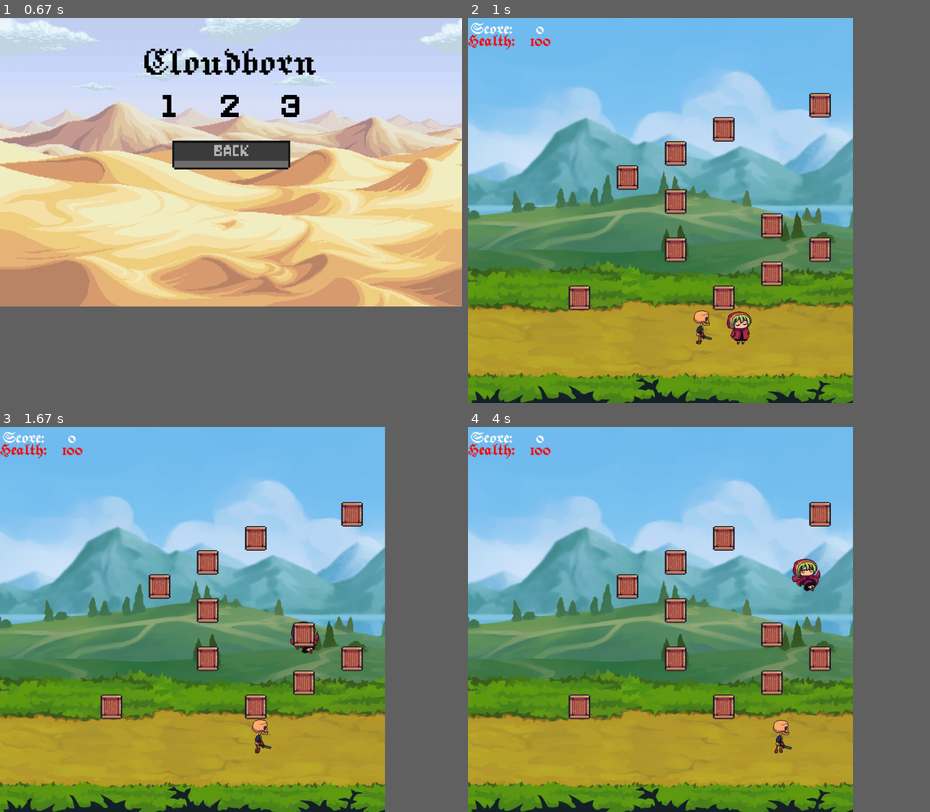
Above: before the commit, frames 1-4 (two rows, left to right).
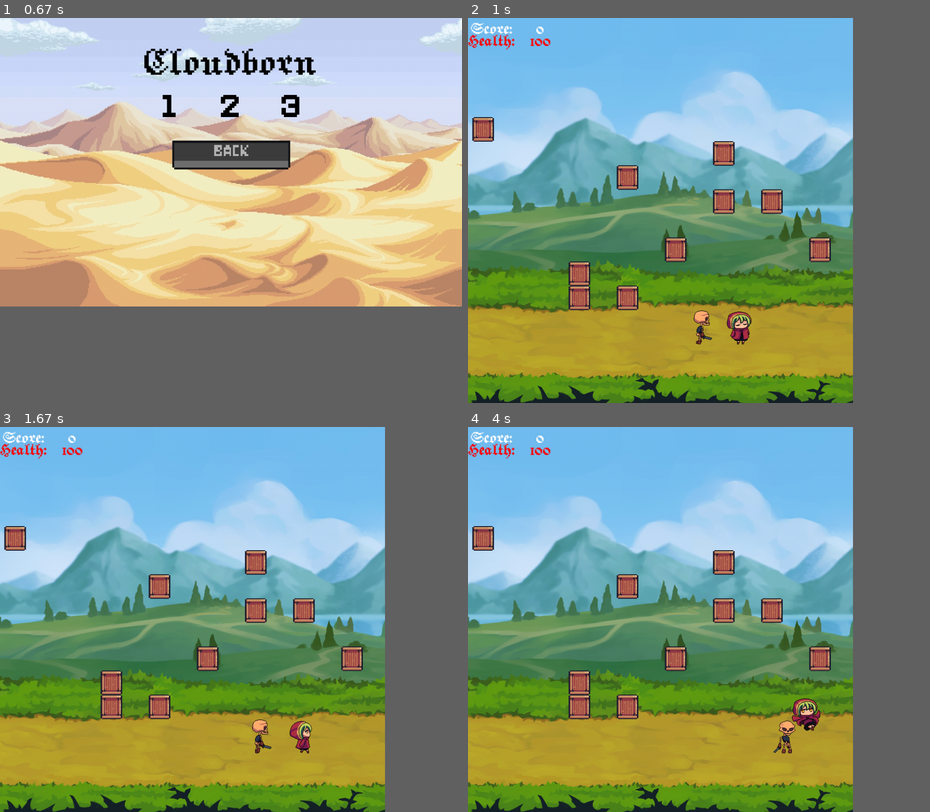
Above: after the commit, the same moments.

Repository: fifkal/Yandex-Lyceum-Pygame
Game: pygame game, started from player.py
Same seed, same stepped clock (60 frames per second), same inputs: the game is played once before the commit and once after it.
Inputs (mouse positions are in pixels of both pictures, inside the frame that each line leads up to):
- Up to frame 1 (0.67 s): click (231, 106) at 0.38 s
- Up to frame 2 (1 s): click (638, 106) at 0.72 s
- Up to frame 3 (1.67 s): tap Space at 1, 1.4 s; hold D from 1.33 s (still down)
- Up to frame 4 (4 s): tap Space at 1.7, 1.9, 2.2, 2.4, 2.7, 2.97, 3.4, 3.7 s; release D at 1.8 s; hold D 1.83-2.3 s; hold A 2.33-2.87 s; hold A 2.9-3.3 s; hold D 3.33-3.97 s

Frame 1 is identical in both runs. In frame 2, 3.9% of the frame differs, in the area x 0-79%, y 19-76%; in frame 3, 4.3%; in frame 4, 5.0%, in the area x 0-79%, y 19-85%.

Commit message:
adding levels(2)

Diff:
--- a/menu.py
+++ b/menu.py
@@ -88,6 +88,8 @@
             'attack_left': (load_image('Musketeer/Attack_2_left.png'), 4),
             'hurt': (load_image('Musketeer/Hurt.png'), 2)}
            ]
+levelss = [[x for x in open('levels/level1')], [x for x in open('levels/level2')], [x for x in open('levels/level3')]]
+now_level = []
 last_cnt = 0
 cnt = 0
 
@@ -304,6 +306,7 @@
 
 
 def levels():
+    global levelss, now_level
     level_1 = Button(width / 2 - (252 / 2) - 40, 150, 74, 74, '',
                             'buttons/Numbers/1.png')
     level_2 = Button(width / 2 - 40, 150, 74, 74, '',
@@ -326,6 +329,19 @@
                 click.play()
                 main_menu()
             if event.type == pygame.USEREVENT and event.button == level_1:
+                now_level = levelss[0]
+                click.play()
+                pygame.quit()
+                runpy.run_module(mod_name="player")
+                sys.exit()
+            if event.type == pygame.USEREVENT and event.button == level_2:
+                now_level = levelss[1]
+                click.play()
+                pygame.quit()
+                runpy.run_module(mod_name="player")
+                sys.exit()
+            if event.type == pygame.USEREVENT and event.button == level_3:
+                now_level = levelss[2]
                 click.play()
                 pygame.quit()
                 runpy.run_module(mod_name="player")
--- a/player.py
+++ b/player.py
@@ -3,7 +3,7 @@
 import sys
 import pygame.gfxdraw
 from button import Button
-from menu import players, cnt
+from menu import players, cnt, now_level
 import runpy
 
 all_sprites = pygame.sprite.Group()
@@ -354,7 +354,7 @@
                'attack': (load_image('Skeleton/Attack_2.png'), 4),
                'attack_left': (load_image('Skeleton/Attack_2_left.png'), 4),
                'hurt': (load_image('Skeleton/Hurt.png'), 3), 'death': (load_image('Skeleton/Dead.png'), 3)}
-level = [x for x in open('levels/level3')]
+level = now_level
 x = y = 0  # координаты
 score = 0
 for row in level:  # вся строка
